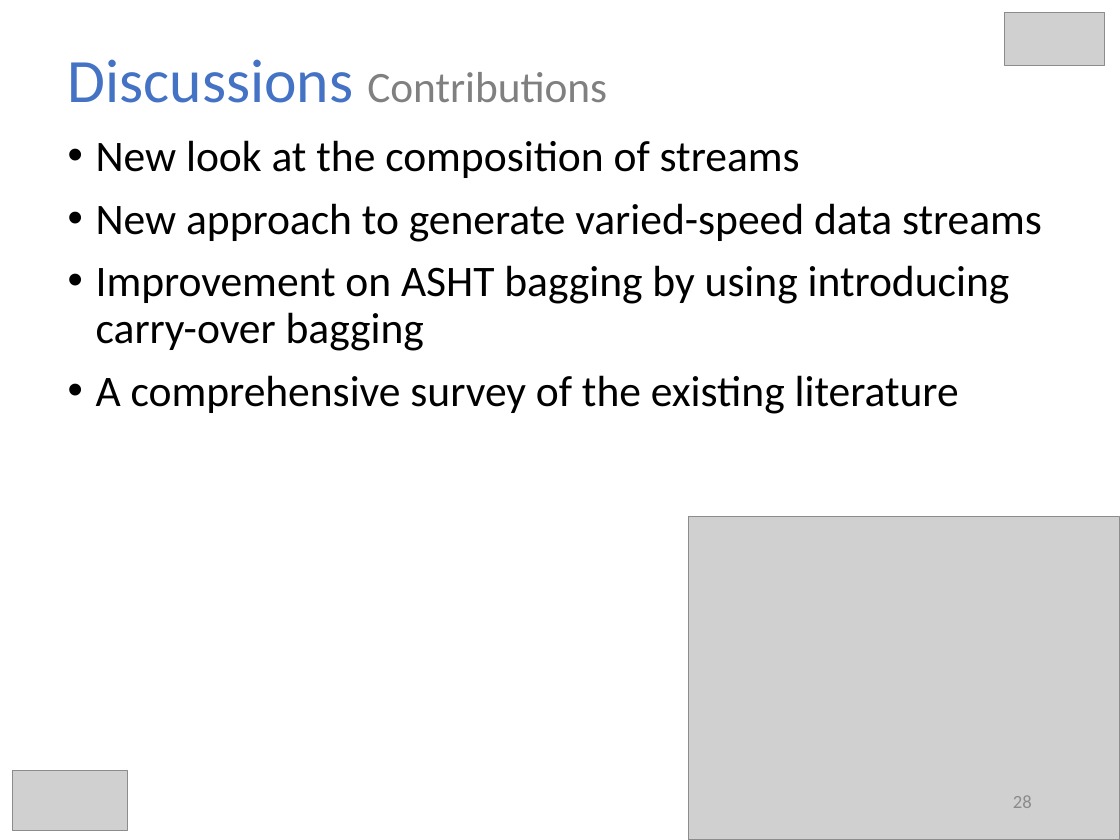
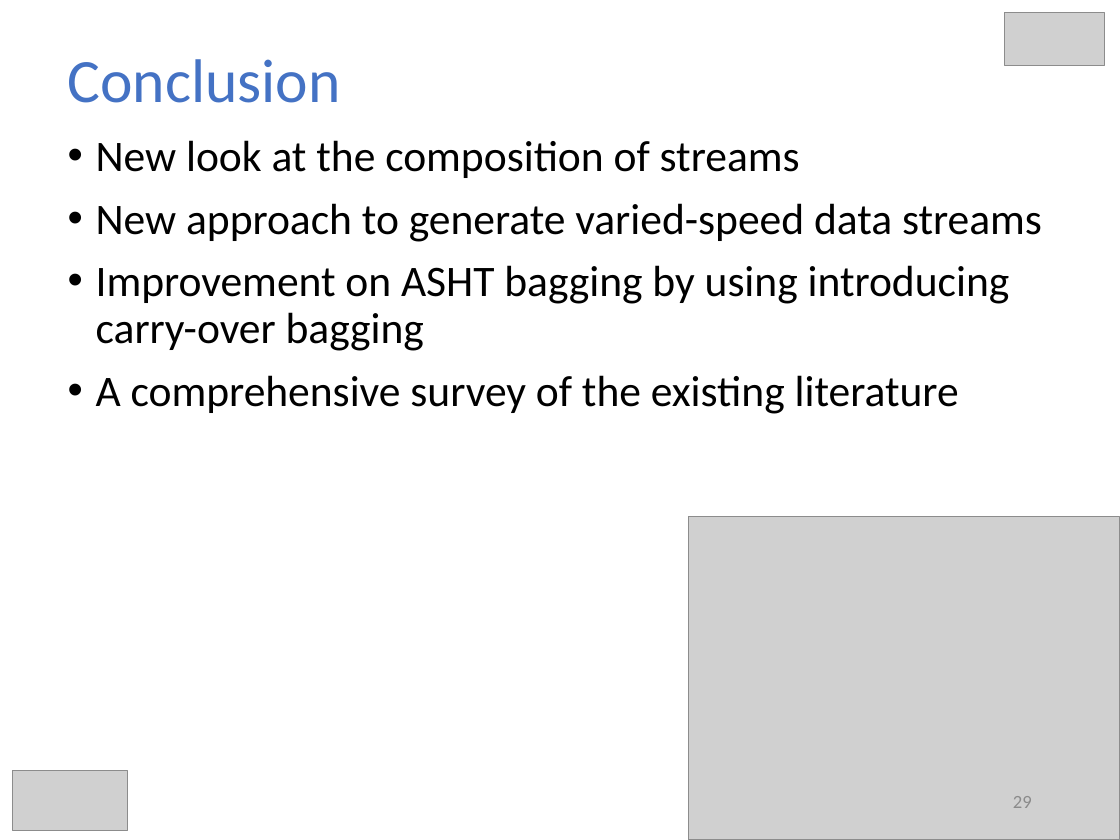
Before and after one commit to hmsgit/minestream, a slide deck: slide 29 of presentation/thesis.pptx (slide 28 before the commit). Drawn at 1120x840 pixels with LibreOffice and Linux fonts; fonts in the diff are those of the drawing; grey boxes stand for pictures. Boxes give left, top, right and bottom in pixels: in the first picture for what was removed or moved away, otherwise in the second. Text is boxed around its words. In the diff, an @@ line names an element or a change of style, - is before the commit and + after.

Commit message:
fixed titles

```diff
--- a/presentation/thesis.pptx
+++ b/presentation/thesis.pptx
@@ title at [68,59,341,103]: text changed; size 27.9 to 39.6 pt; text colour #808080 to #4472C4 @@
-Discussions Contributions
+Conclusion
@@ page number at [1013,796,1032,808]: text changed @@
-28
+29
```
Also in this commit, not shown: 18 other slides changed, 3 slides added, 1 slide removed.
